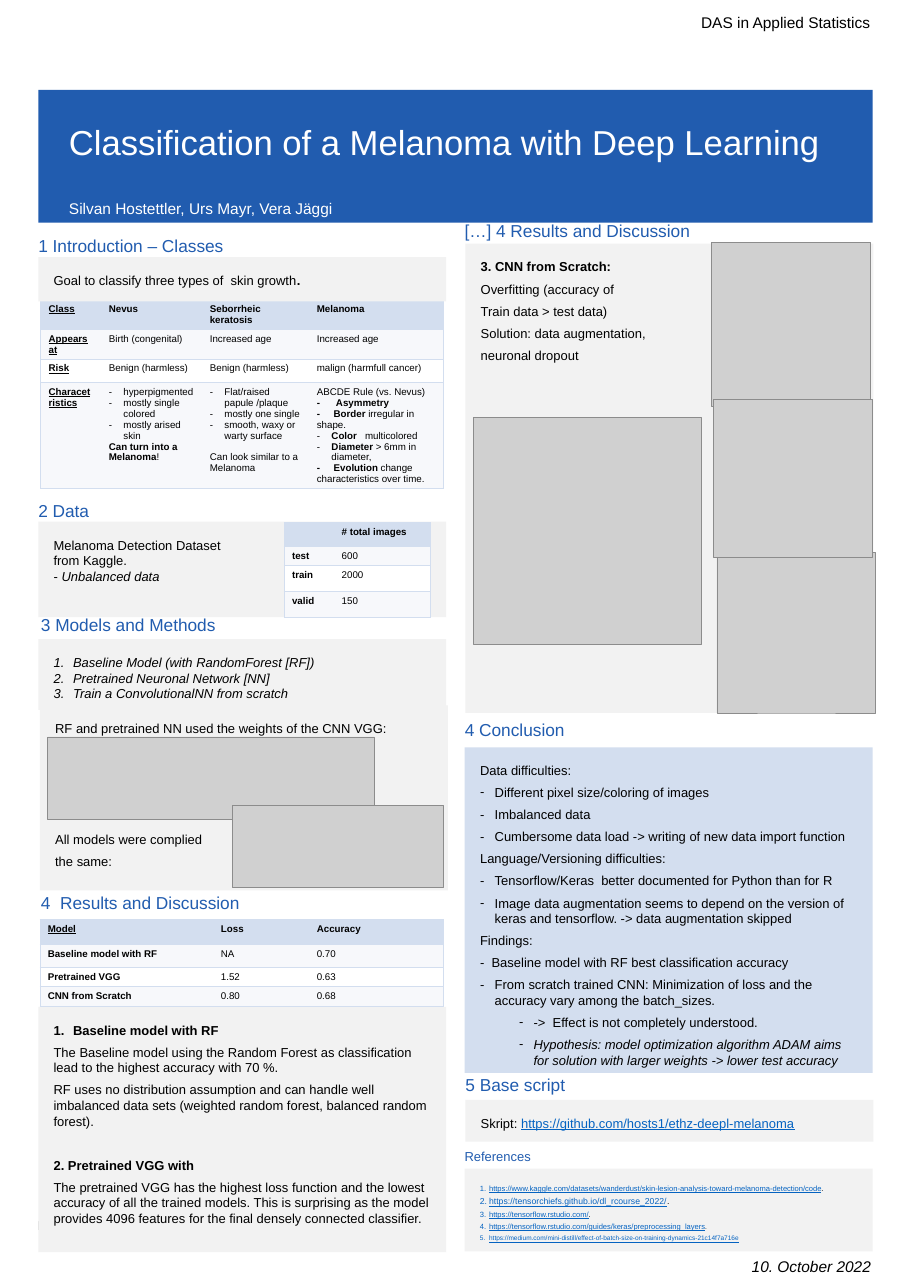
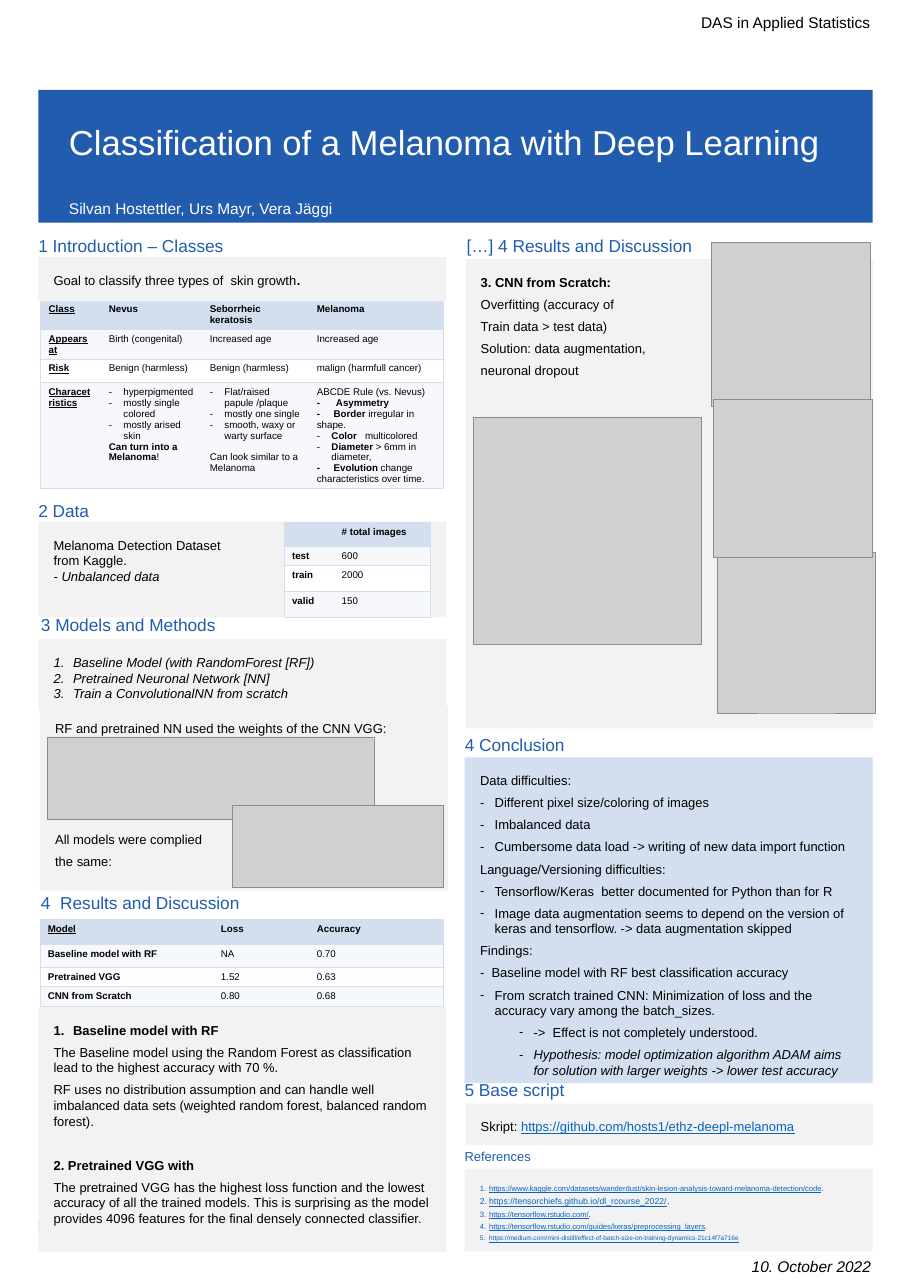
Before and after one commit to hosts1/ethz-deepl-melanoma, a slide deck: slide 1 of Melanoma_prediction_NN_V3.pptx. Drawn at 911x1288 pixels with LibreOffice and Linux fonts; fonts in the diff are those of the drawing; grey boxes stand for pictures; background and template pictures are left out. Boxes give left, top, right and bottom in pixels: in the first picture for what was removed or moved away, otherwise in the second. Text is boxed around its words. In the diff, an @@ line names an element or a change of style, - is before the commit and + after.

```diff
--- a/Melanoma_prediction_NN_V3.pptx
+++ b/Melanoma_prediction_NN_V3.pptx
@@ text "[…] 4 Results and Discussion": place and size @@
-text "[…] 4 Results and Discussion" at [496, 224, 689, 237]
+text "[…] 4 Results and Discussion" at [498, 239, 692, 252]
@@ rectangle "3. CNN from Scratch:": place and size @@
-rectangle "3. CNN from Scratch:" at [465, 244, 874, 713]
+rectangle "3. CNN from Scratch:" at [465, 260, 874, 729]
@@ text "4 Conclusion": place and size @@
-text "4 Conclusion" at [465, 723, 564, 736]
+text "4 Conclusion" at [465, 738, 564, 751]
@@ rectangle "Data difficulties:": place and size @@
-rectangle "Data difficulties:" at [465, 747, 874, 1073]
+rectangle "Data difficulties:" at [465, 757, 874, 1083]
@@ text "5 Base script": place and size @@
-text "5 Base script" at [465, 1078, 565, 1095]
+text "5 Base script" at [465, 1082, 564, 1100]
@@ rectangle "Skript: https://github.com/hosts1/ethz-deepl-melanoma": place and size @@
-rectangle "Skript: https://github.com/hosts1/ethz-deepl-melanoma" at [465, 1100, 874, 1142]
+rectangle "Skript: https://github.com/hosts1/ethz-deepl-melanoma" at [465, 1104, 874, 1146]
```
Also in this commit, not shown: 1 other file.
